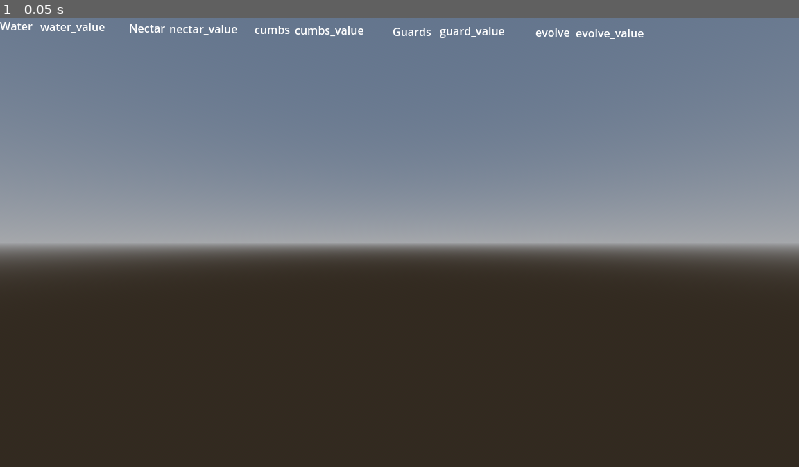
Above: before the commit, frame 1.
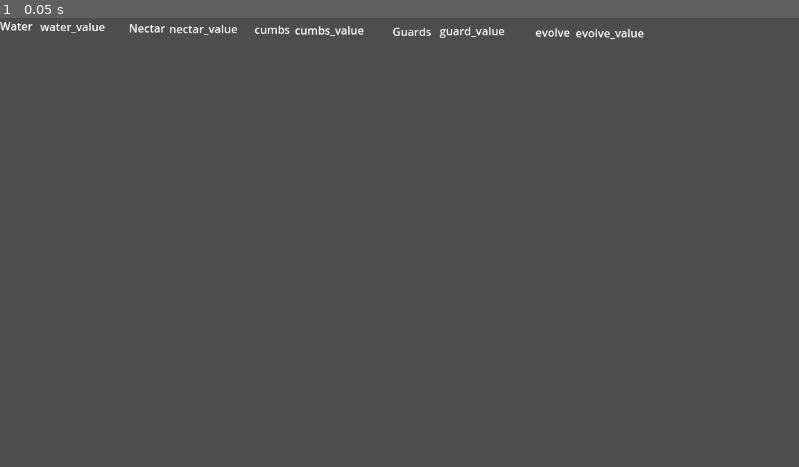
Above: after the commit, the same moment.

Repository: chocolandTV/bee-hiverimps
Game: Godot game, scene res://components/camera/camera_follow.tscn
Two runs of this game, one before a commit and one after it. Both use one fixed random seed, a clock stepped at 60 frames per second and the inputs below. The project has no main scene, so this scene is started directly.
Inputs:
- Up to frame 1 (0.05 s): no input

The runs differ from the first frame. In frame 1, 97% of the frame differs, in the area x 0-100%, y 0-100%.
Error before the commit: Invalid access to property or key 'global_transform' on a base object of type 'Nil'. (res://components/camera/camera_follow.gd:17)

Commit message:
bee_selector

Diff:
--- a/components/camera/camera_follow.tscn
+++ b/components/camera/camera_follow.tscn
@@ -1,10 +1,8 @@
-[gd_scene load_steps=3 format=3 uid="uid://c2vmyhxdk1rta"]
+[gd_scene load_steps=2 format=3 uid="uid://c2vmyhxdk1rta"]
 
-[ext_resource type="Environment" uid="uid://bk3t4txqtw2hg" path="res://resources/materials/main_environment.tres" id="1_rhas3"]
-[ext_resource type="Script" path="res://components/camera/camera_follow.gd" id="2_axpj6"]
+[ext_resource type="Script" path="res://scenes/menu/UI_camera.gd" id="1_52iuj"]
 
-[node name="Camera3D" type="Camera3D"]
-transform = Transform3D(1, 0, 0, 0, 1, 0, 0, 0, 1, 0, 0, 3.52135)
-environment = ExtResource("1_rhas3")
-current = true
-script = ExtResource("2_axpj6")
+[node name="Camera" type="Camera2D"]
+limit_left = 0
+limit_top = 0
+script = ExtResource("1_52iuj")
--- /dev/null
+++ b/components/mechanics/selection_component.gd
@@ -0,0 +1,30 @@
+extends Node
+class_name Selection_Component
+
+
+var units = []
+func _ready():
+	units = get_tree().get_nodes_in_group("units")
+
+func on_area_selected(_object):
+	var start = _object.start
+	var end = _object.end
+	var area = []
+	area.append(Vector2(min(start.x,end.x),min(start.y, end.y)))
+	area.append(Vector2(max(start.x,end.x), max(start.y,end.y)))
+	var _ut = get_units_in_area(area)
+	#deselect
+	for _unit in units:
+		_unit.set_selected(false)
+	#select in area
+	for _unit in _ut:
+		_unit.set_selected(!_unit.selected)
+
+
+func get_units_in_area(area):
+	var area_units = []
+	for unit in units:
+		if (unit.position.x > area[0].x) and (unit.position.x < area[1].x):
+			if(unit.position.y > area[0].y) and (unit.position.y < area[1].y):
+				area_units.append(unit)
+	return area_units
--- /dev/null
+++ b/components/mechanics/selection_component.tscn
@@ -0,0 +1,6 @@
+[gd_scene load_steps=2 format=3 uid="uid://bkv4dodye6n45"]
+
+[ext_resource type="Script" path="res://components/mechanics/selection_component.gd" id="1_hh3jb"]
+
+[node name="Selection_Component" type="Node"]
+script = ExtResource("1_hh3jb")
--- /dev/null
+++ b/resources/menu_themes/Drag_box_panel.tres
@@ -0,0 +1,13 @@
+[gd_resource type="StyleBoxFlat" format=3 uid="uid://bgo7voqqqdss2"]
+
+[resource]
+bg_color = Color(0, 0, 0, 0.509804)
+border_width_left = 5
+border_width_top = 5
+border_width_right = 5
+border_width_bottom = 5
+border_color = Color(1, 1, 1, 0.411765)
+corner_radius_top_left = 12
+corner_radius_top_right = 12
+corner_radius_bottom_right = 12
+corner_radius_bottom_left = 12
